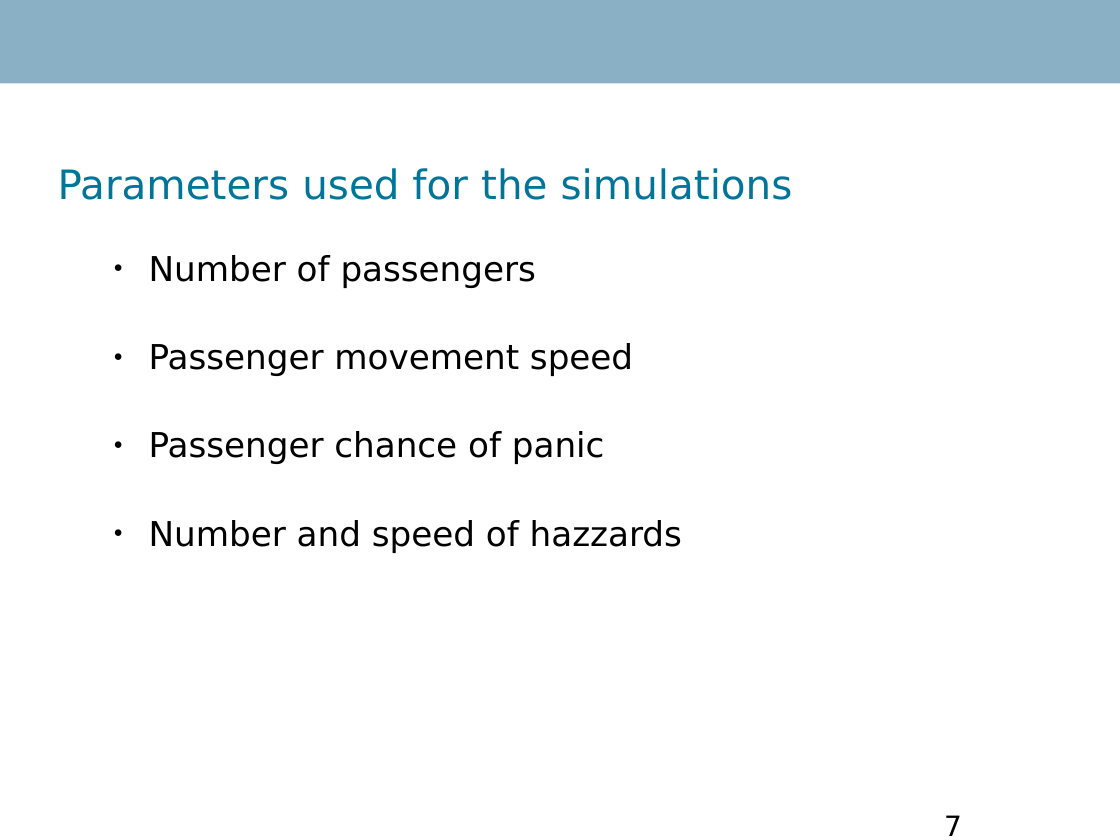
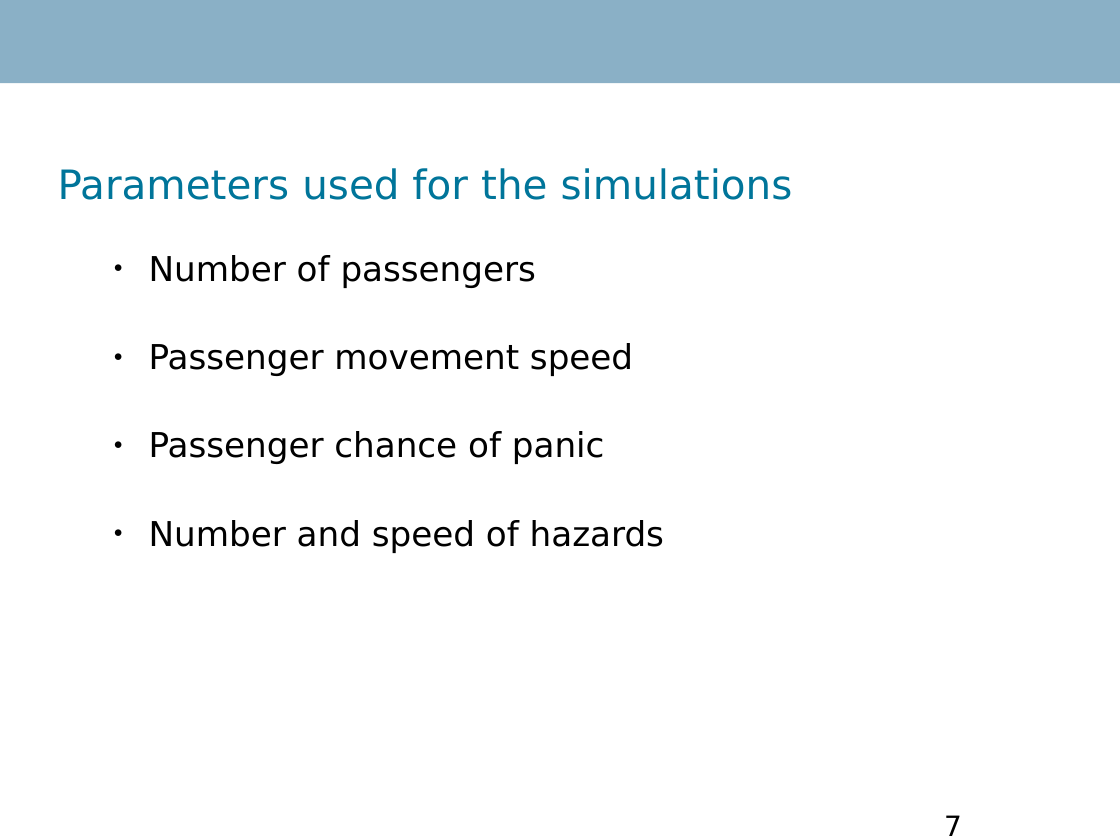
Before and after one commit to Danidude/Master-Thesis, a slide deck: slide 7 of Report/IKT 590 Master Thesis.odp. Drawn at 1120x840 pixels with LibreOffice and Linux fonts; fonts in the diff are those of the drawing; background and template pictures are left out. Boxes give left, top, right and bottom in pixels: in the first picture for what was removed or moved away, otherwise in the second. Text is boxed around its words. In the diff, an @@ line names an element or a change of style, - is before the commit and + after.

```diff
--- a/Report/IKT 590 Master Thesis.odp
+++ b/Report/IKT 590 Master Thesis.odp
@@ text at <box>149,520,664,553</box>: text changed @@
-  ● Number and speed of hazzards
+  ● Number and speed of hazards
```
Also in this commit, not shown: 2 other slides changed, 1 slide added.
